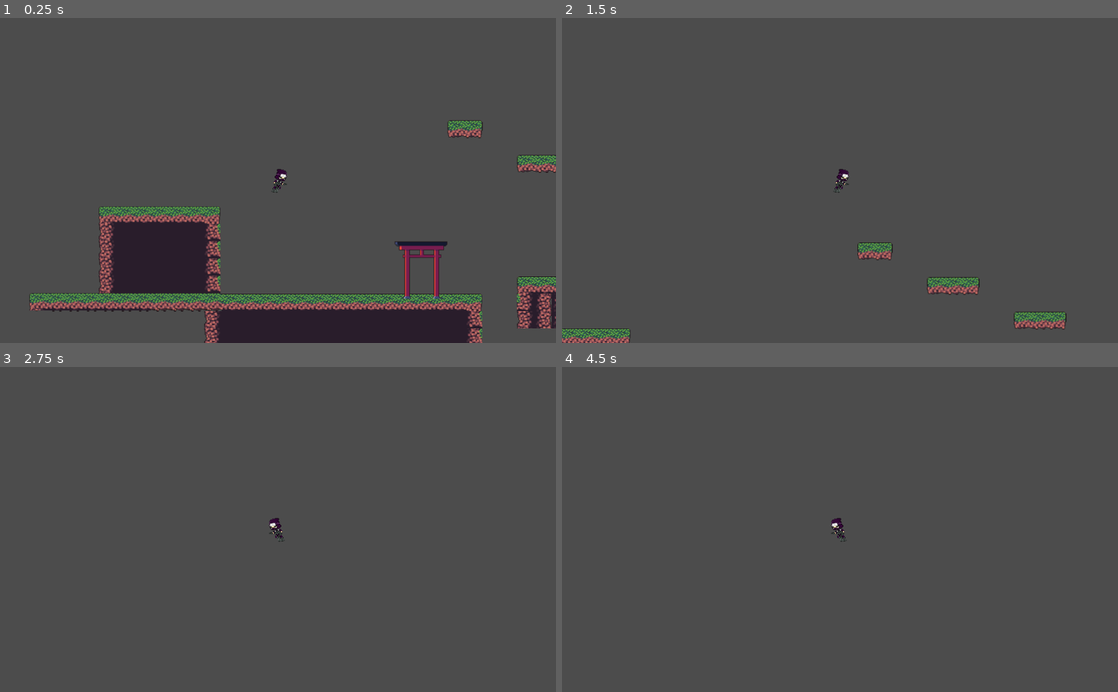
Above: before the commit, frames 1-4 (two rows, left to right).
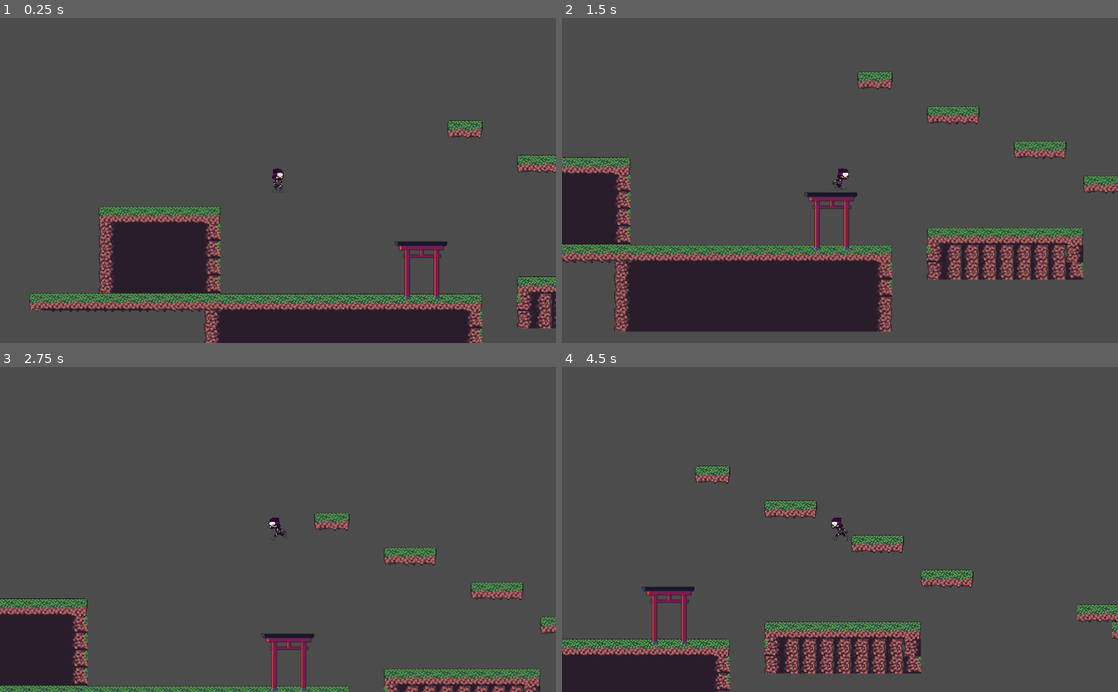
Above: after the commit, the same moments.

Repository: samopro/Robot-Ninja
Game: Godot game, scene res://Level1.tscn
Same seed, same stepped clock (60 frames per second), same inputs: the game is played once before the commit and once after it. The project has no main scene, so this scene is started directly.
Inputs:
- Up to frame 1 (0.25 s): no input
- Up to frame 2 (1.5 s): hold Right (ui_right) from 0.53 s (still down); tap Space (ui_select) at 0.6, 0.77, 1.07, 1.35 s
- Up to frame 3 (2.75 s): tap Space (ui_select) at 1.52, 1.82, 2.1 s; release Right (ui_right) at 2.03 s; hold Left (ui_left) from 2.03 s (still down)
- Up to frame 4 (4.5 s): release Left (ui_left) at 2.78 s; hold Right (ui_right) 2.78-4.28 s; tap Space (ui_select) at 2.85, 3.02, 3.32, 3.6, 3.77, 4.07, 4.35 s; hold Left (ui_left) from 4.28 s (still down)

The runs differ from the first frame. In frame 1, 0.1% of the frame differs, in the area x 48-52%, y 46-54%; in frame 2, 24%, in the area x 0-100%, y 16-100%; in frame 3, 8.6%; in frame 4, 12%.

Commit message:
double jump added

Diff:
--- a/Ninja.gd
+++ b/Ninja.gd
@@ -1,6 +1,8 @@
 extends KinematicBody2D
 
 var velocity = Vector2(0, 0)
+var jumpCount = 0
+var onGround = true
 
 const GRAVITY = 35
 const SPEED = 300
@@ -23,8 +25,19 @@
 		$NinSprite.play("idle")
 		velocity.x = 0
 
-	if not is_on_floor():
-		$NinSprite.play("jump")
+	#if not is_on_floor():
+		#$NinSprite.play("jump")
 
 	if Input.is_action_just_pressed("ui_select"):
-		velocity.y = JUMPFORCE
+		if jumpCount < 1:
+			jumpCount += 1
+			velocity.y = JUMPFORCE
+			onGround = false
+
+	if is_on_floor():
+		onGround = true
+		jumpCount = 0
+	else:
+		onGround = false
+		if velocity.y < 0:
+			$NinSprite.play("jump")
--- a/Ninja.tscn
+++ b/Ninja.tscn
@@ -58,7 +58,7 @@
 scale = Vector2( 0.1, 0.1 )
 frames = SubResource( 1 )
 animation = "jump"
-frame = 7
+frame = 4
 playing = true
 
 [node name="CollisionShape2D" type="CollisionShape2D" parent="."]
